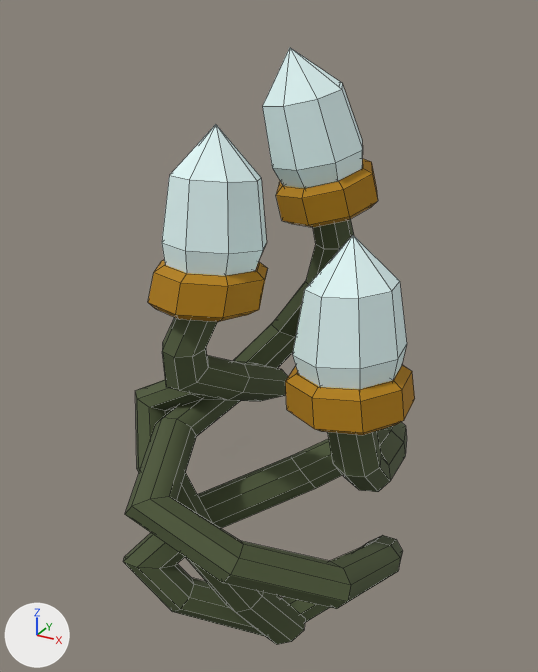
A saved change to the FBX model Assets/Models/plants/obj_plant_stg2_energy.FBX.
Camera for both pictures: a camera (50 mm lens) standing at (0.002997, -0.000176, 0.000924) and looking at (0.002518, 0.000694, 0.000489). The axes (+X, +Y, +Z) are drawn at lower left. The lights are the same throughout. Mesh edges are drawn as thin lines. Where no turn or scale is listed for an object, it has been applied to the vertices.

Objects in the first picture: 'obj_plant_stg2_energy'.
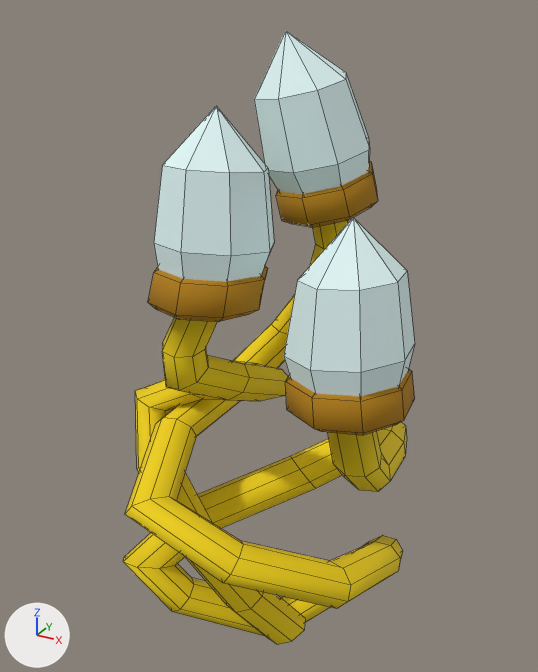
Commit message: PLOOOOOOOOOOOOP energy plants

Where the change shows, as pixel boxes (x1, y1, x2, y2) in the pictures (538 x 672 px; the box of a moved part takes in the faces that stretch with it):
'obj_plant_stg2_energy', reshaped, shading changed, recoloured (green to yellow)
    before: (123, 47, 415, 645)
    after: (123, 31, 415, 645)
part 1 of me_mesh, moved or reshaped
    before: (162, 124, 267, 276)
    after: (154, 106, 274, 282)
part 2 of me_mesh, moved or reshaped
    before: (292, 235, 407, 389)
    after: (284, 218, 415, 397)
part 3 of me_mesh, moved or reshaped
    before: (262, 47, 363, 188)
    after: (254, 31, 370, 194)
part 4 of me_mesh, shading changed
    both: (148, 161, 415, 435)
part 5 of me_mesh, recoloured (green to yellow)
    both: (123, 219, 407, 645)

The change in detail:
me_mesh is used by ob_obj_plant_stg2_energy; location (0.002525, 0.000688, 0.0).
me_mesh had 556 vertices, 544 faces and spanned x -0.000242..0.000242, y -0.000236..0.000203, z -0.000026..0.00088.
me_mesh now has 556 vertices, 544 faces and spans x -0.000242..0.000242, y -0.000236..0.000203, z -0.000026..0.000899.
me_mesh part 1: the loose piece of 25 vertices spanning x -0.000081..0.000054, y -0.000186..-0.000055, z 0.000619..0.000802 is scaled about its middle by 1.15, then moved by (0.0, 0.0, 0.000007).
me_mesh part 2: the loose piece of 25 vertices spanning x 0.000093..0.000227, y -0.000163..-0.000031, z 0.000505..0.000688 is scaled about its middle by 1.15, then moved by (-0.000001, 0.0, 0.000007).
me_mesh part 3: the loose piece of 25 vertices spanning x -0.000034..0.000102, y -0.000011..0.000125, z 0.000698..0.00088 is scaled about its middle by 1.15, then moved by (0.0, 0.0, 0.000006).
me_mesh part 4: edges marked sharp go from 526 to 60.
me_mesh part 5: all 256 faces that had it switch from mat_m_plant_energy_2 (dark green #4d5838) to mat_m_energy (yellow #f2d200).
